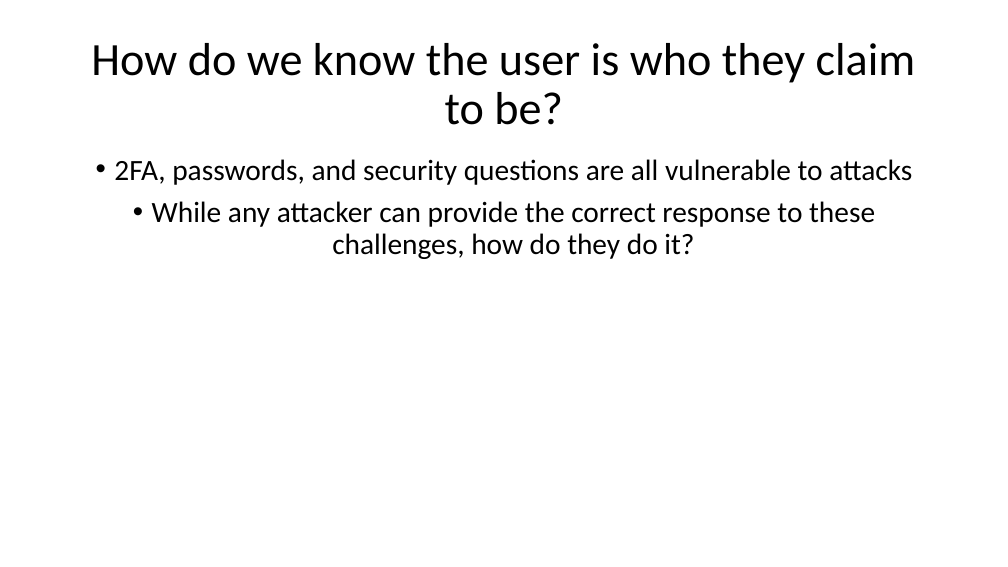
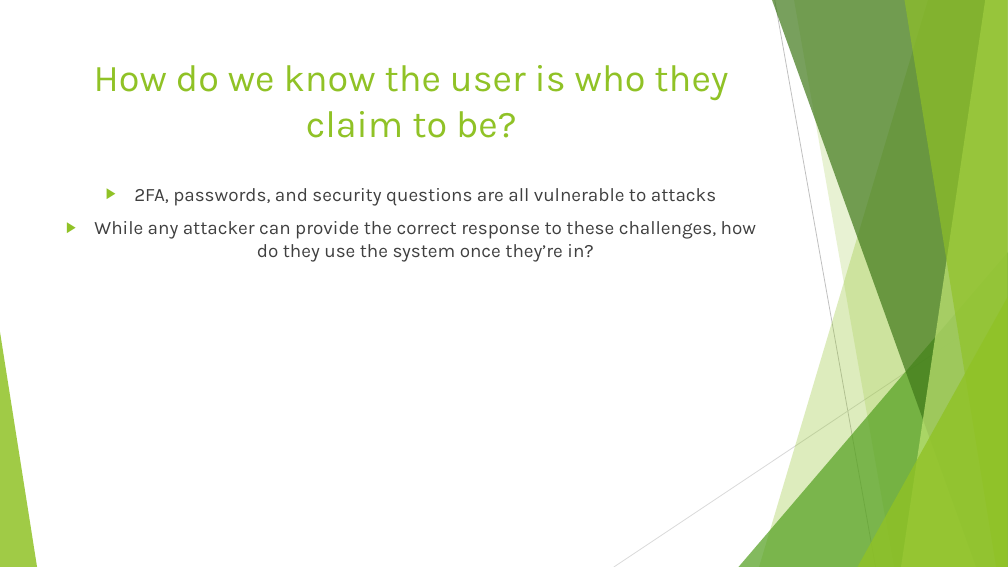
Before and after one commit to EmanSza/2023-hackathon-centennialhacks, a slide deck: slide 2 of notes/Human Hueristics.pptx. Drawn at 1008x567 pixels with LibreOffice and Linux fonts; fonts in the diff are those of the drawing. Boxes give left, top, right and bottom in pixels: in the first picture for what was removed or moved away, otherwise in the second. Text is boxed around its words. In the diff, an @@ line names an element or a change of style, - is before the commit and + after.

```diff
--- a/notes/Human Hueristics.pptx
+++ b/notes/Human Hueristics.pptx
@@ title "How do we know the ...": place and size @@
-title "How do we know the ..." at bbox=[91, 43, 916, 125]
+title "How do we know the ..." at bbox=[94, 65, 728, 138]
@@ title "How do we know the ..." at bbox=[94, 65, 728, 138]: size 44 to 36 pt, font Calibri to Karla, text colour #000000 to #90C226; line spacing 0.9 to 1; vertical alignment middle to top @@
@@ text "2FA, passwords, and security questions ...": place and size @@
-text "2FA, passwords, and security questions ..." at bbox=[114, 159, 912, 259]
+text "2FA, passwords, and security questions ..." at bbox=[94, 188, 756, 262]
@@ text at bbox=[134, 188, 716, 206]: size 28 to 18 pt, font Calibri to Karla, text colour #000000 to #404040 in "2FA, passwords, and security questions are all ..."; bullet • to ▶; line spacing 0.9 to 1 @@
@@ text at bbox=[94, 221, 756, 262]: text changed; size 28 to 18 pt; font Calibri to Karla; text colour #000000 to #404040 @@
-• While any attacker can provide the correct response to these challenges, how do they do it?
+▶ While any attacker can provide the correct response to these challenges, how do they use the system once they’re in?
@@ group added at bbox=[0, 0, 1008, 567]: 5 freeform shapes, 3 triangles, 2 lines @@
```
Also in this commit, not shown: 8 other slides changed, 1 slide added.
